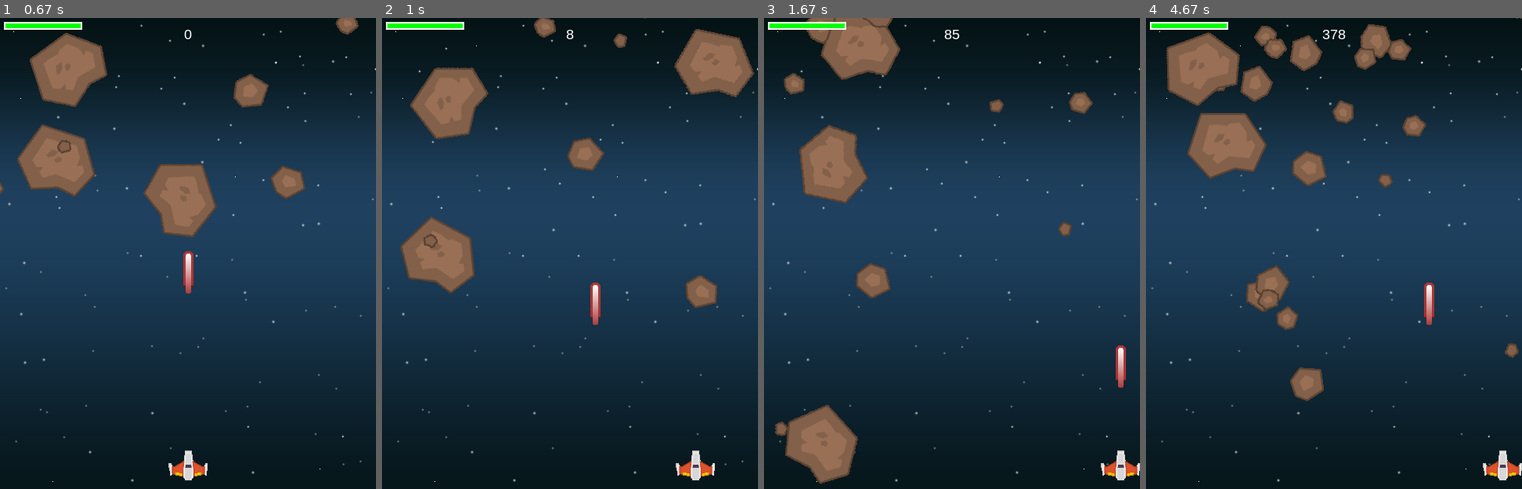
Above: before the commit, frames 1-4 (left to right).
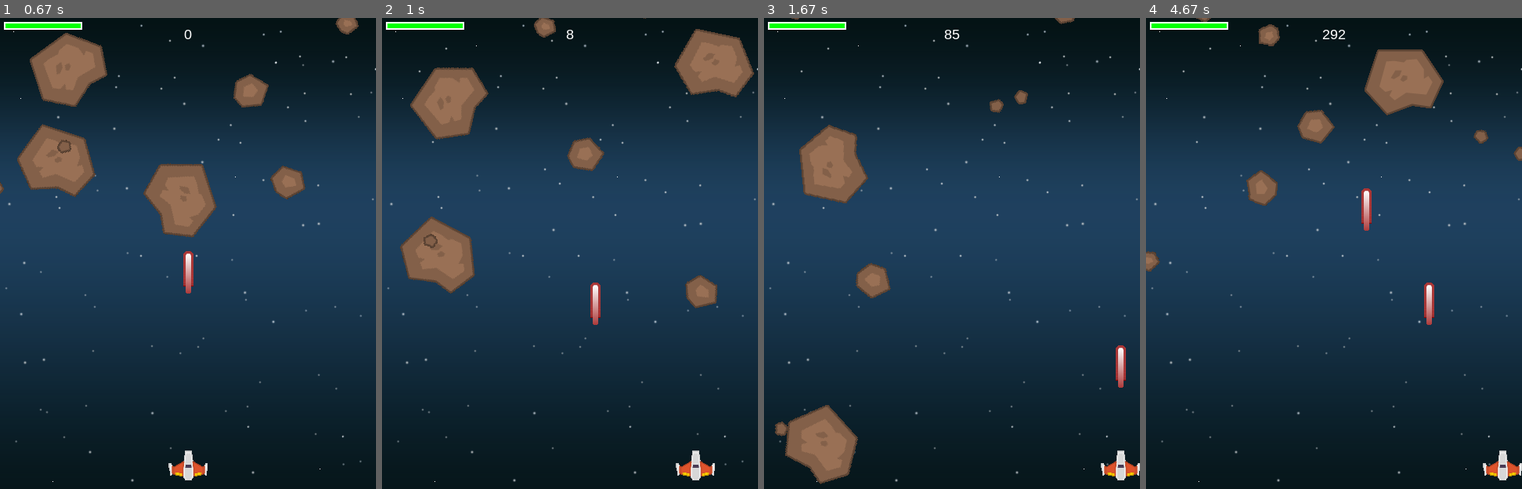
Above: after the commit, the same moments.

Repository: woodko/pygame
Game: pygame game, started from pygame_lesson.py
Same seed, same stepped clock (60 frames per second), same inputs: the game is played once before the commit and once after it.
Inputs:
- Up to frame 1 (0.67 s): tap Space at 0.33 s
- Up to frame 2 (1 s): hold Right from 0.67 s (still down); tap Space at 0.73 s
- Up to frame 3 (1.67 s): tap Space at 1.03, 1.23, 1.53 s; release Right at 1.13 s; hold Right 1.17-1.63 s
- Up to frame 4 (4.67 s): hold Left 1.67-2.2 s; tap Space at 1.73, 2.03, 2.3, 2.6, 2.73, 3.03, 3.4, 3.7, 3.9, 4.2, 4.4 s; hold Left 2.23-2.63 s; hold Right 2.67-3.3 s; hold Left 3.33-3.8 s; hold Right 3.83-4.3 s; hold Right from 4.33 s (still down)

Frame 1 is identical in both runs. In frame 2, less than 0.1% of the frame differs, in the area x 61-66%, y 3-7%; in frame 3, 2.9%; in frame 4, 12%, in the area x 0-100%, y 0-82%.

Commit message:
Убрал добаление мобов по попаданию и врезанию, ибо многоgit add .!

Diff:
--- a/pygame_lesson.py
+++ b/pygame_lesson.py
@@ -164,7 +164,6 @@
 mobs = pygame.sprite.Group()
 bullets = pygame.sprite.Group()
 
-
 def newmob():
     m = Mob()
     all_sprites.add(m)
@@ -224,7 +223,7 @@
         m = Mob()
         all_sprites.add(m)
         mobs.add(m)
-        newmob()
+     #   newmob()
 
     # Проверка - не ударил ли моб игрока
     hits = pygame.sprite.spritecollide(
@@ -232,7 +231,7 @@
     )
     for hit in hits:
         player.shield -= hit.radius * 2
-        newmob()
+     #   newmob()
         if player.shield <= 0:
             running = False
 
